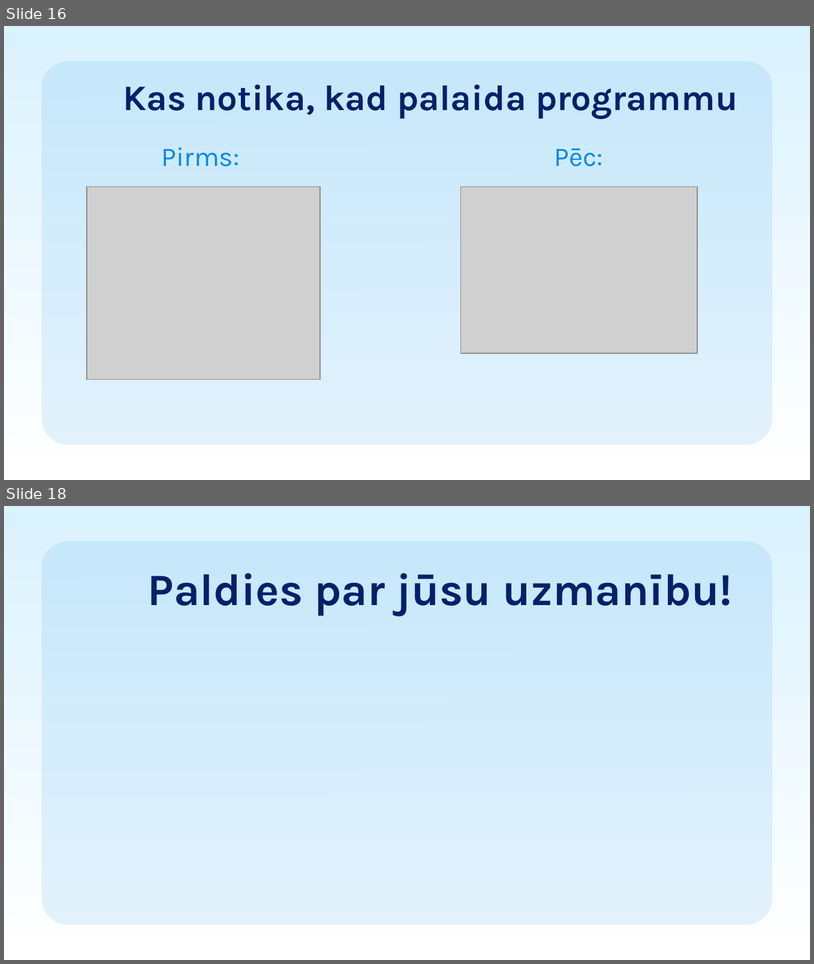
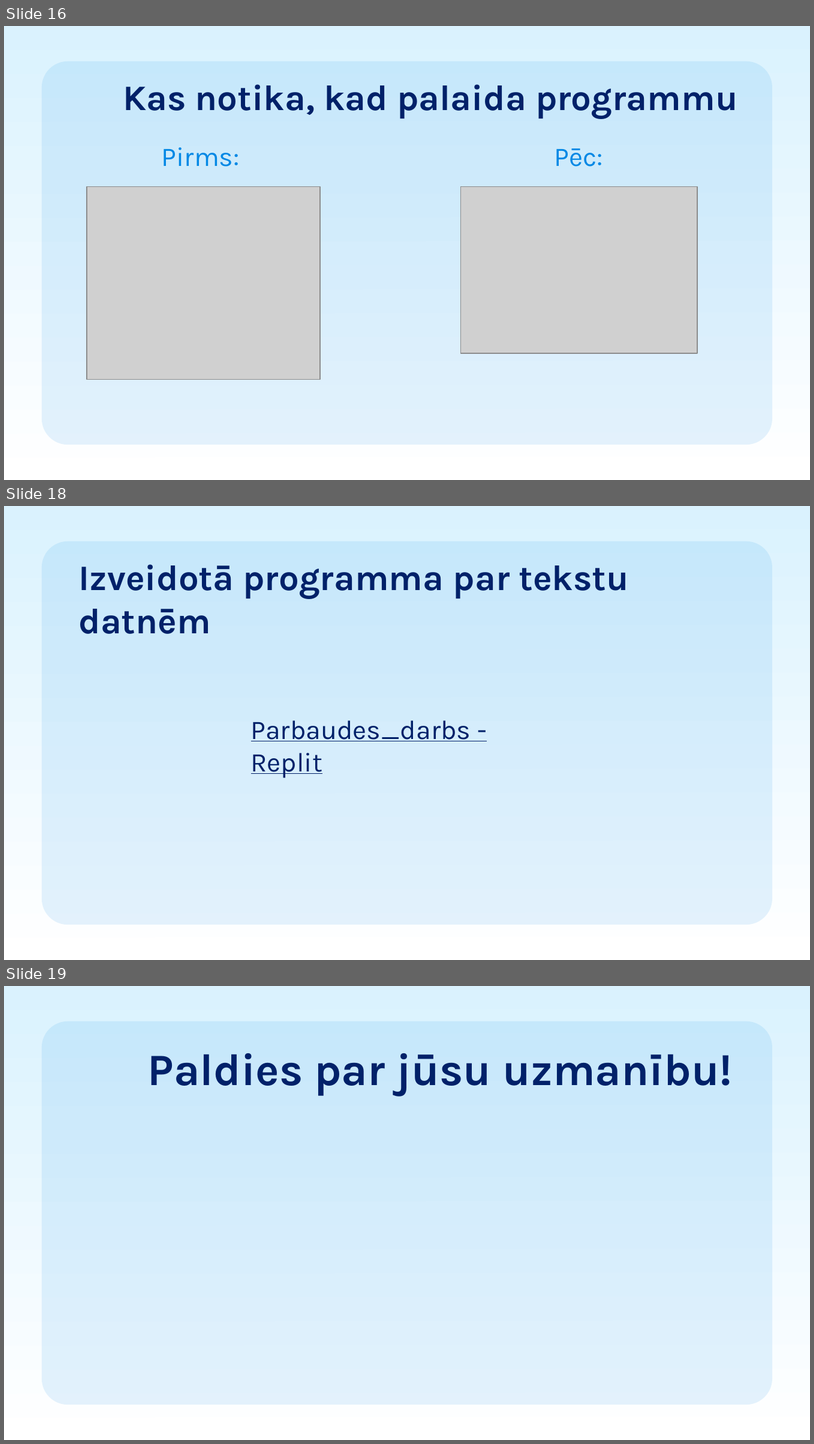
Before and after one commit to SilinsLVT/Teksta_Datnes_Eksamens, a slide deck: Materiāls un diagrammas/TekstaDatnes_Lukass.pptx. Shown one above the other, each under a label of ours: slides 16 and 18 before the commit, slides 16, 18 and 19 after it; the slides between them are not shown. The pictures are 814x964 and 814x1444 pixels, drawn with LibreOffice and Linux fonts; fonts in the diff are those of the drawing; grey boxes stand for pictures. Boxes give left, top, right and bottom in pixels: in the first picture for what was removed or moved away, otherwise in the second. Text is boxed around its words. In the diff, an @@ line names an element or a change of style, - is before the commit and + after.

```diff
--- a/Materiāls un diagrammas/TekstaDatnes_Lukass.pptx
+++ b/Materiāls un diagrammas/TekstaDatnes_Lukass.pptx
@@ slide 18 added at box(4, 506, 810, 960), background gradient #FFFFFF to #DAF2FE; not listed: 1 template element that a slide beside it also shows @@
@@ title added at box(78, 564, 629, 634), 32 pt, text #012169, bold @@
+Izveidotā programma par tekstu datnēm
@@ text added at box(251, 720, 471, 778), 24 pt, text #012169, underline @@
+Parbaudes_darbs - Replit
@@ what was slide 18 is now slide 19 @@
```
Also in this commit, not shown: 4 slides changed.
